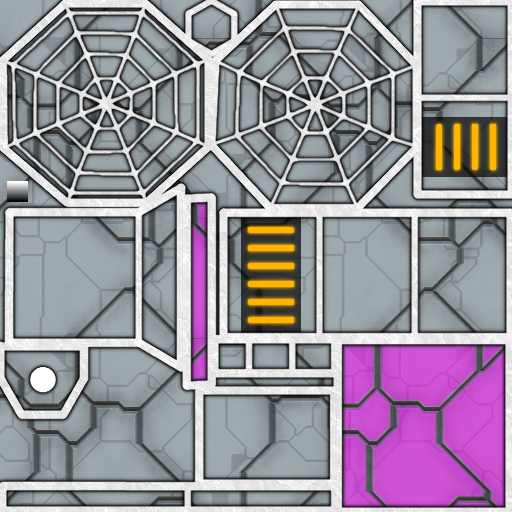
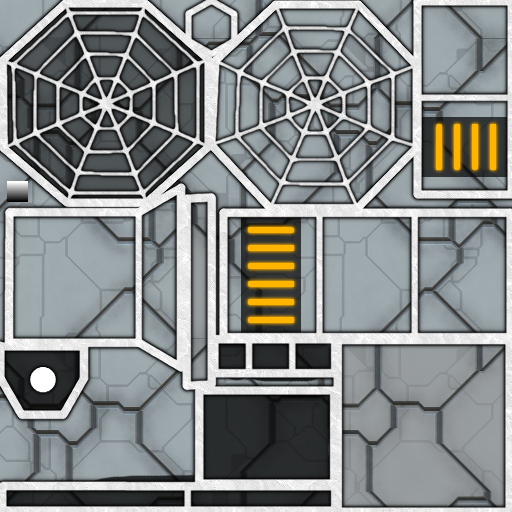
The second 512 × 512 image is a revision of the first. Changes to its layers:
painted on "luci copia" over [186, 202, 505, 508]
added layer "scuro #2" (49%) above "scuro #1" over [0, 55, 331, 507]
added layer "scuro #1" (49%) above "sfondocol" over [0, 8, 331, 507]
